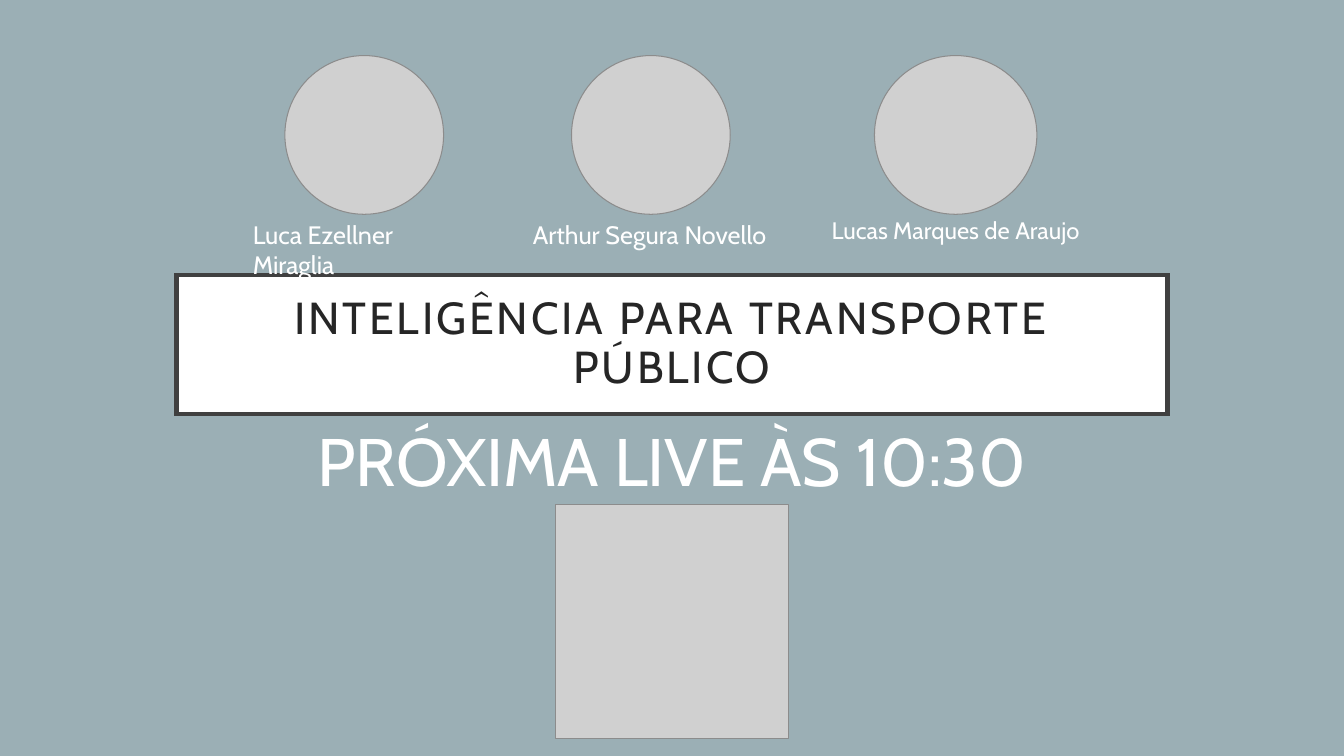
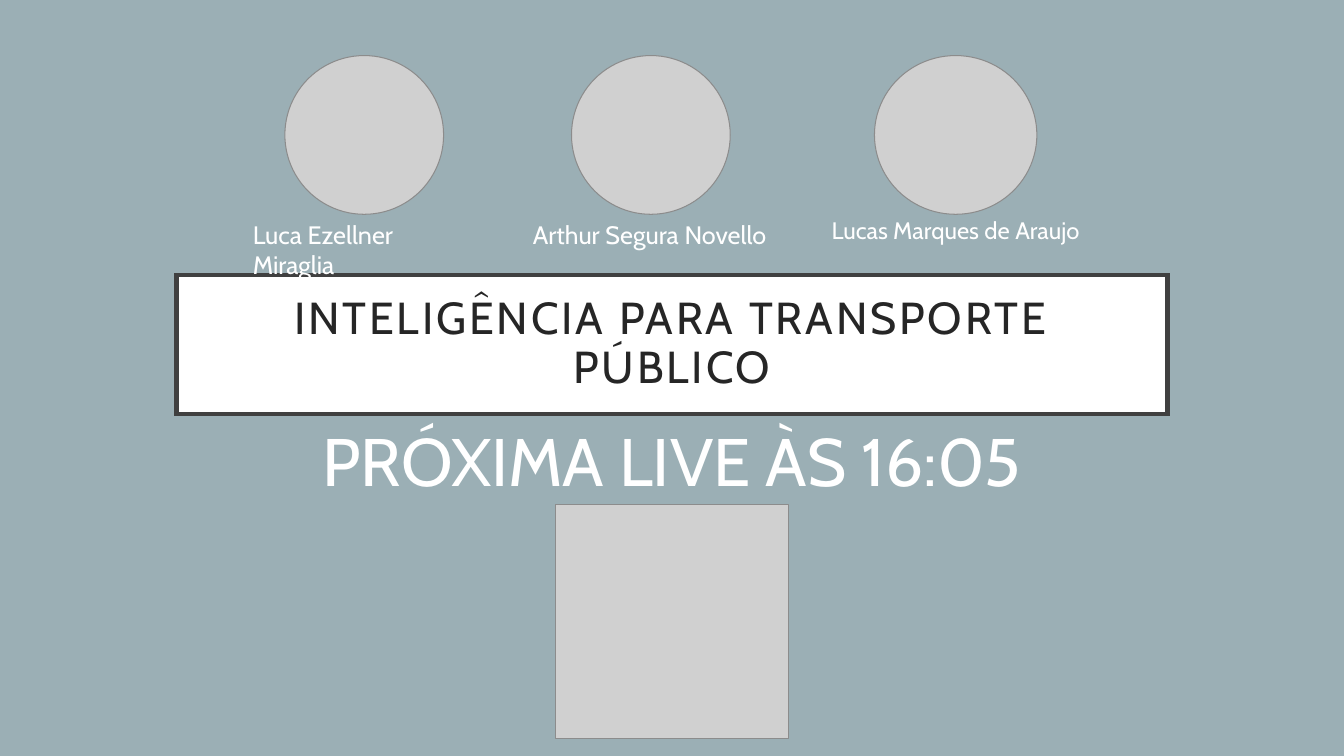
Before and after one commit to TransportePublico-IMT/tcc_MaterialEscrito, a slide deck: slide 1 of TCC-EUREKA-TIMER.pptx. Drawn at 1344x756 pixels with LibreOffice and Linux fonts; fonts in the diff are those of the drawing; grey boxes stand for pictures. Boxes give left, top, right and bottom in pixels: in the first picture for what was removed or moved away, otherwise in the second. Text is boxed around its words. In the diff, an @@ line names an element or a change of style, - is before the commit and + after.

```diff
--- a/TCC-EUREKA-TIMER.pptx
+++ b/TCC-EUREKA-TIMER.pptx
@@ subtitle at box(322, 430, 1021, 487): text changed @@
-PRÓXIMA LIVE ÀS 10:30
+PRÓXIMA LIVE ÀS 16:05
```
Also in this commit, not shown: 10 other files.
